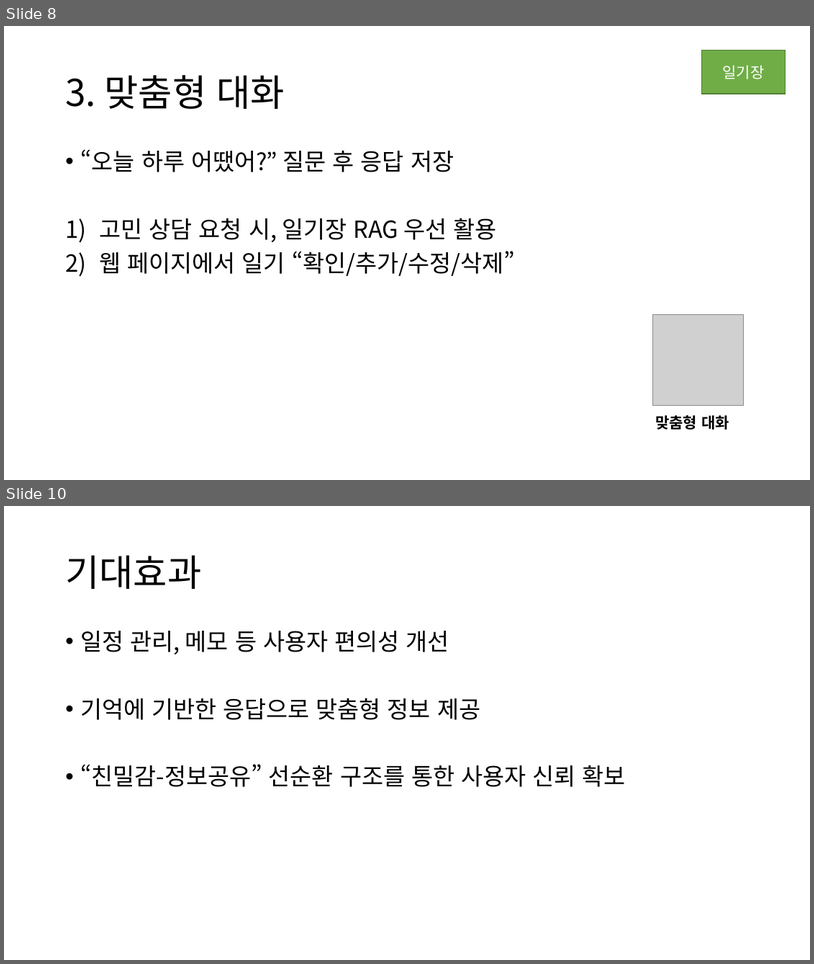
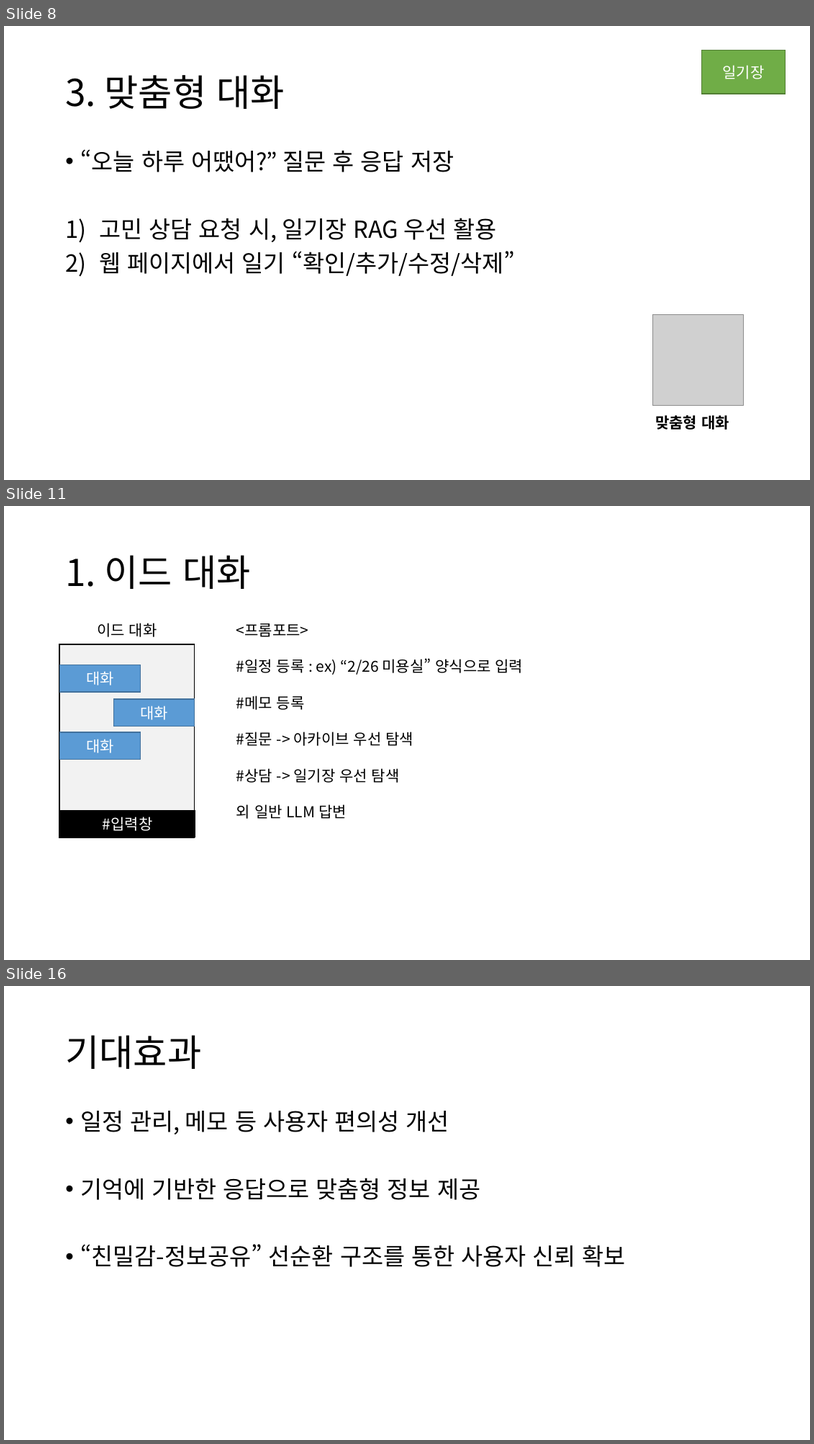
Before and after one commit to HeyHO2154/Id, a slide deck: 시스템 설계도.pptx. Shown one above the other, each under a label of ours: slides 8 and 10 before the commit, slides 8, 11 and 16 after it; the slides between them are not shown. The pictures are 814x964 and 814x1444 pixels, drawn with LibreOffice and Linux fonts; fonts in the diff are those of the drawing; grey boxes stand for pictures. Boxes give left, top, right and bottom in pixels: in the first picture for what was removed or moved away, otherwise in the second. Text is boxed around its words. In the diff, an @@ line names an element or a change of style, - is before the commit and + after.

```diff
--- a/시스템 설계도.pptx
+++ b/시스템 설계도.pptx
@@ slide 11 added at (x1=4, y1=506, x2=810, y2=960), background #FFFFFF @@
@@ title added at (x1=65, y1=555, x2=251, y2=589), 44 pt, text #000000 @@
+1. 이드 대화
@@ text added at (x1=97, y1=623, x2=157, y2=637), 18 pt, text #000000 @@
+이드 대화
@@ text added at (x1=237, y1=623, x2=524, y2=818), 18 pt, text #000000 @@
+<프롬포트>
+#일정 등록 : ex) “2/26 미용실” 양식으로 입력
+#메모 등록
+#질문 -> 아카이브 우선 탐색
+#상담 -> 일기장 우선 탐색
+외 일반 LLM 답변
@@ rectangle added at (x1=59, y1=644, x2=195, y2=837), fill #F2F2F2, outline #000000 1.5 pt @@
@@ rectangle added at (x1=60, y1=665, x2=141, y2=692), fill #5B9BD5, outline #43739E 1 pt, 18 pt, text #FFFFFF @@
+대화
@@ rectangle added at (x1=114, y1=699, x2=195, y2=726), fill #5B9BD5, outline #43739E 1 pt, 18 pt, text #FFFFFF @@
+대화
@@ rectangle added at (x1=60, y1=732, x2=141, y2=759), fill #5B9BD5, outline #43739E 1 pt, 18 pt, text #FFFFFF @@
+대화
@@ rectangle added at (x1=60, y1=811, x2=196, y2=837), fill #000000, outline #000000 1 pt, 18 pt, text #FFFFFF @@
+#입력창
@@ what was slide 10 is now slide 16 @@
```
Also in this commit, not shown: 3 slides changed, 5 other slides added.
